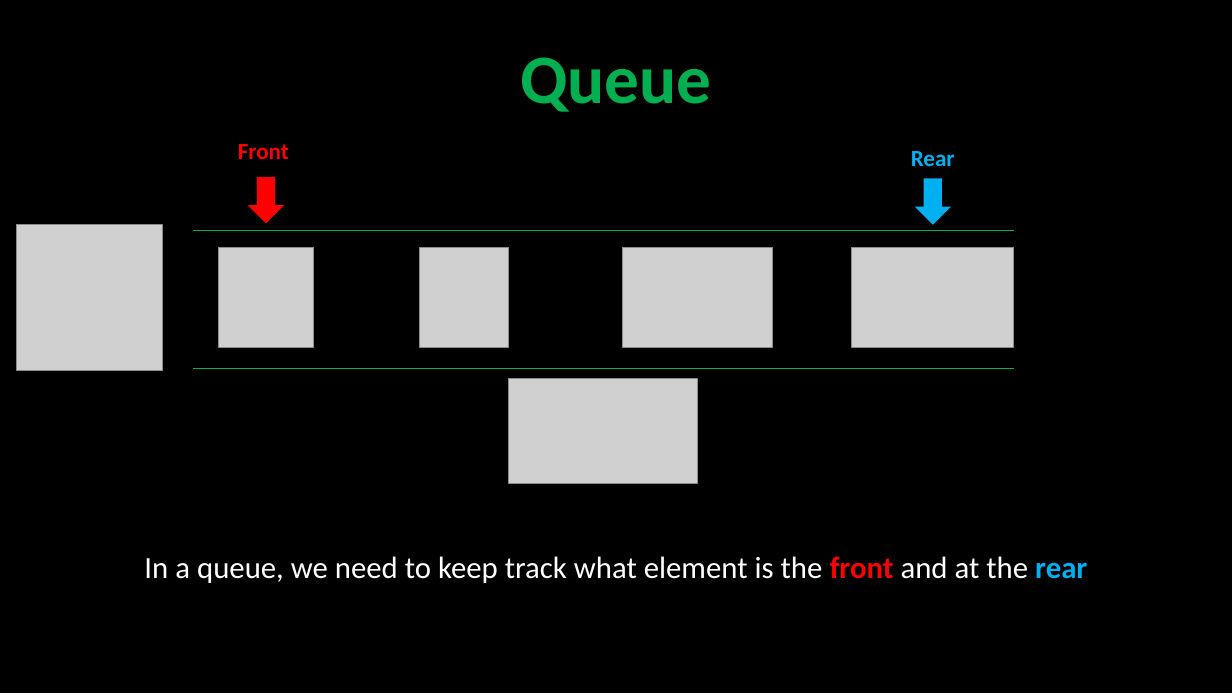
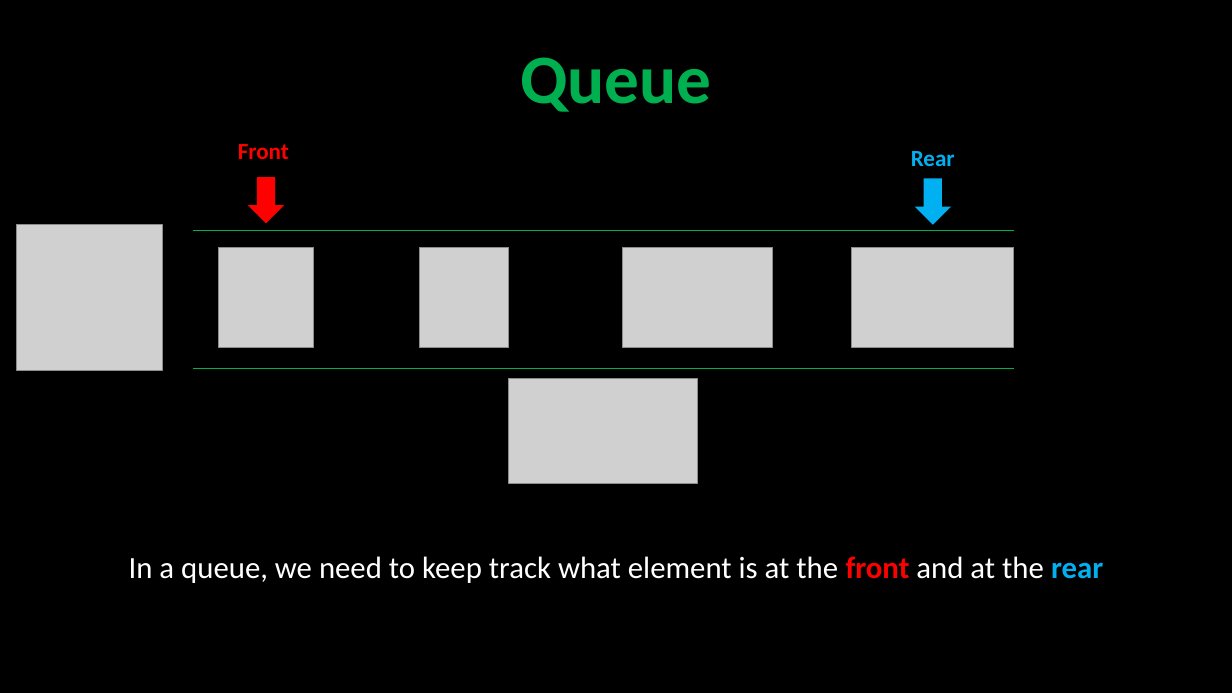
Before and after one commit to robitussin/CCS015, a slide deck: slide 12 of queue/Queue.pptx. Drawn at 1232x693 pixels with LibreOffice and Linux fonts; fonts in the diff are those of the drawing; grey boxes stand for pictures. Boxes give left, top, right and bottom in pixels: in the first picture for what was removed or moved away, otherwise in the second. Text is boxed around its words. In the diff, an @@ line names an element or a change of style, - is before the commit and + after.

```diff
--- a/queue/Queue.pptx
+++ b/queue/Queue.pptx
@@ text at [129,556,1103,583]: text changed @@
-In a queue, we need to keep track what element is the front and at the rear
+In a queue, we need to keep track what element is at the front and at the rear
```
Also in this commit, not shown: 6 other slides changed, 2 slides added, 1 slide removed.
